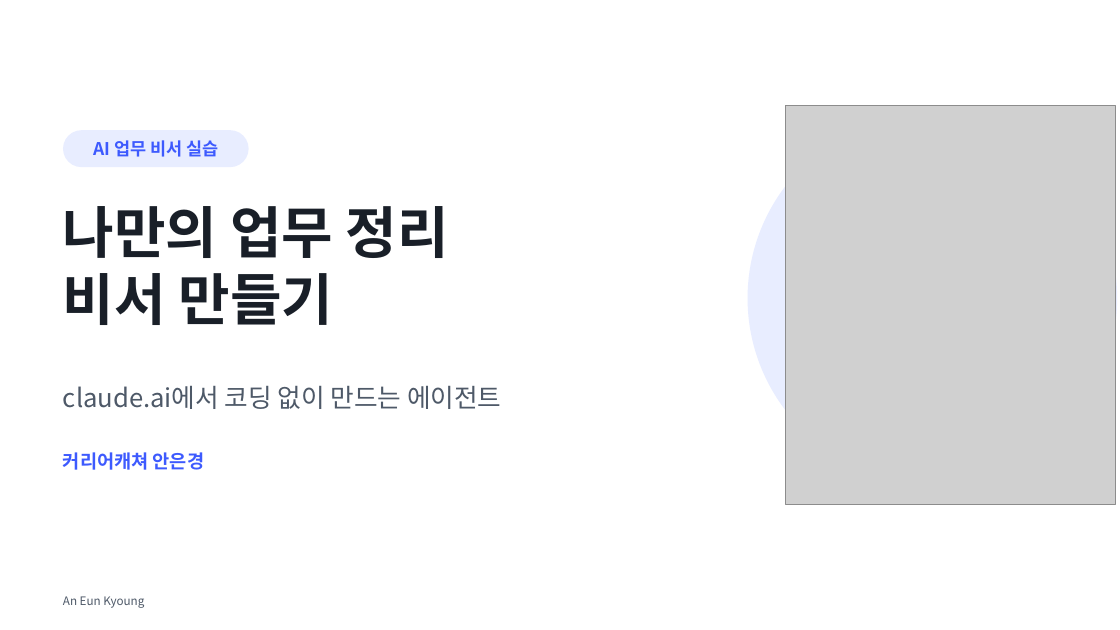
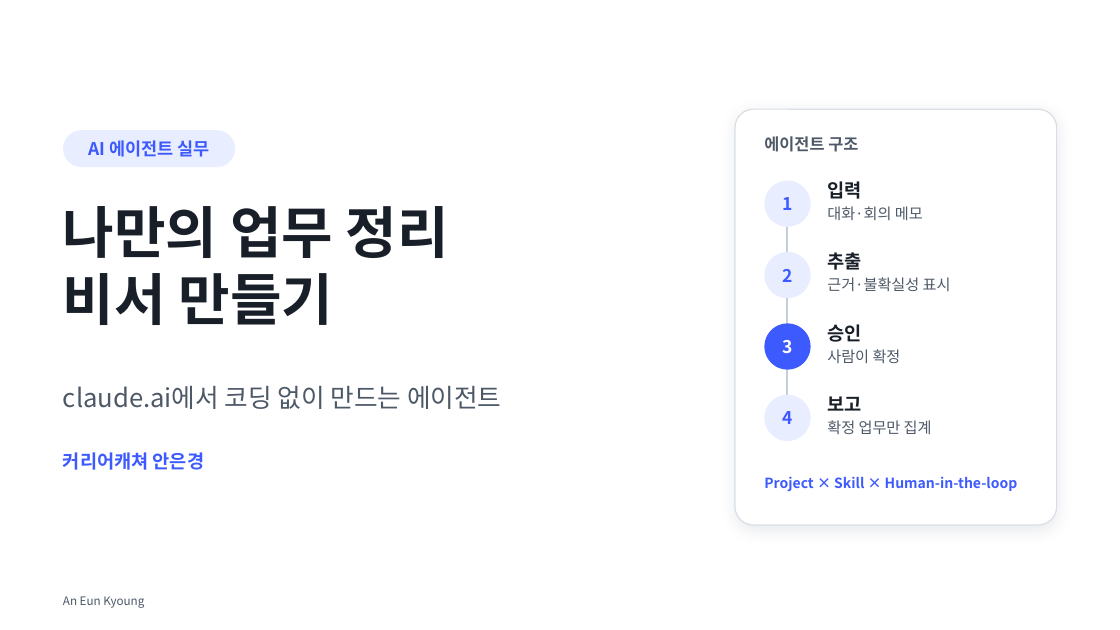
Before and after one commit to eunkyoungAn/-, a slide deck: slide 1 of output/업무정리비서-강의/나만의_업무정리비서_만들기.pptx. Drawn at 1120x630 pixels with LibreOffice and Linux fonts; fonts in the diff are those of the drawing; grey boxes stand for pictures. Boxes give left, top, right and bottom in pixels: in the first picture for what was removed or moved away, otherwise in the second. Text is boxed around its words. In the diff, an @@ line names an element or a change of style, - is before the commit and + after.

```diff
--- a/output/업무정리비서-강의/나만의_업무정리비서_만들기.pptx
+++ b/output/업무정리비서-강의/나만의_업무정리비서_만들기.pptx
@@ rounded rectangle: place and size @@
-rounded rectangle at (748,113,1117,483)
+rounded rectangle at (735,109,1057,525)
@@ rounded rectangle at (735,109,1057,525): ellipse to rounded rectangle; fill #E8EDFF to #FFFFFF; outline none to #D9DEE5 1 pt; shadow on @@
@@ picture removed at (786,105,1115,504) @@
@@ rounded rectangle "AI 에이전트 실무": place and size @@
-rounded rectangle "AI 에이전트 실무" at (63,130,249,167)
+rounded rectangle "AI 에이전트 실무" at (63,130,235,167)
@@ text in rounded rectangle at (88,140,210,157): text changed @@
-AI 업무 비서 실습
+AI 에이전트 실무
@@ text added at (764,136,858,152), 14 pt, text #4E5968, bold @@
+에이전트 구조
@@ ellipse added at (765,181,811,227), fill #E8EDFF, 15 pt, text #3D5AFE, bold @@
+1
@@ text added at (827,181,861,199), 16 pt, text #191F28, bold @@
+입력
@@ text added at (827,206,923,220), 13 pt, text #4E5968 @@
+대화·회의 메모
@@ line added from (787, 227) to (787, 252), #C5CEDA 1.5 pt @@
@@ ellipse added at (765,252,811,298), fill #E8EDFF, 15 pt, text #3D5AFE, bold @@
+2
@@ text added at (827,252,861,270), 16 pt, text #191F28, bold @@
+추출
@@ line added from (787, 298) to (787, 323), #C5CEDA 1.5 pt @@
@@ text added at (827,277,951,291), 13 pt, text #4E5968 @@
+근거·불확실성 표시
@@ ellipse added at (765,323,811,370), fill #3D5AFE, 15 pt, text #FFFFFF, bold @@
+3
@@ text added at (827,324,861,342), 16 pt, text #191F28, bold @@
+승인
@@ text added at (827,349,901,363), 13 pt, text #4E5968 @@
+사람이 확정
@@ line added from (787, 370) to (787, 395), #C5CEDA 1.5 pt @@
@@ ellipse added at (765,395,811,441), fill #E8EDFF, 15 pt, text #3D5AFE, bold @@
+4
@@ text added at (827,396,861,411), 16 pt, text #191F28, bold @@
+보고
@@ text added at (827,420,932,434), 13 pt, text #4E5968 @@
+확정 업무만 집계
@@ text added at (764,476,1018,491), 12 pt, text #3D5AFE, bold @@
+Project × Skill × Human-in-the-loop
```
Also in this commit, not shown: 15 other slides changed, 2 slides added, 2 slides removed, 4 other files.
